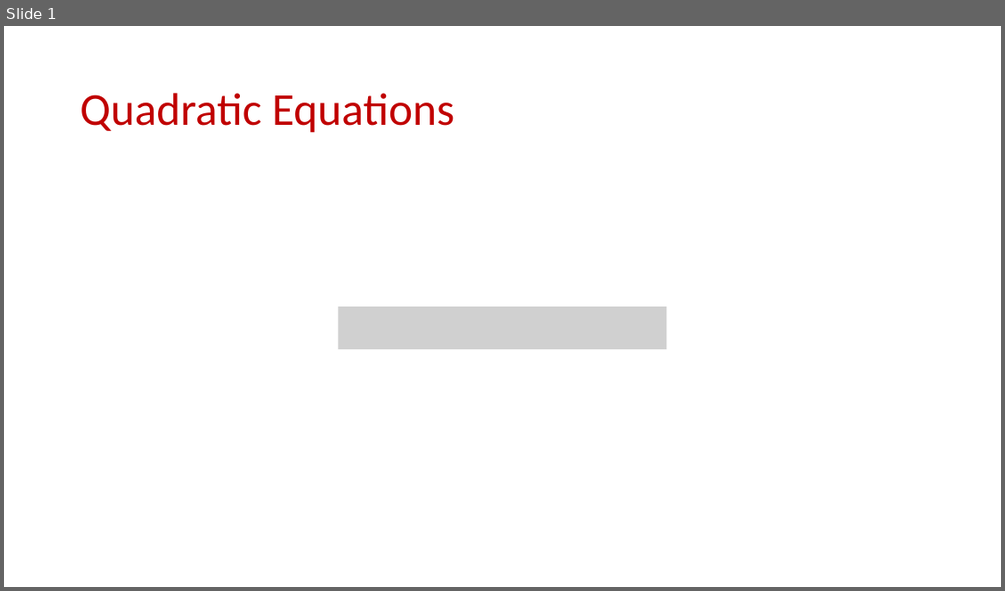
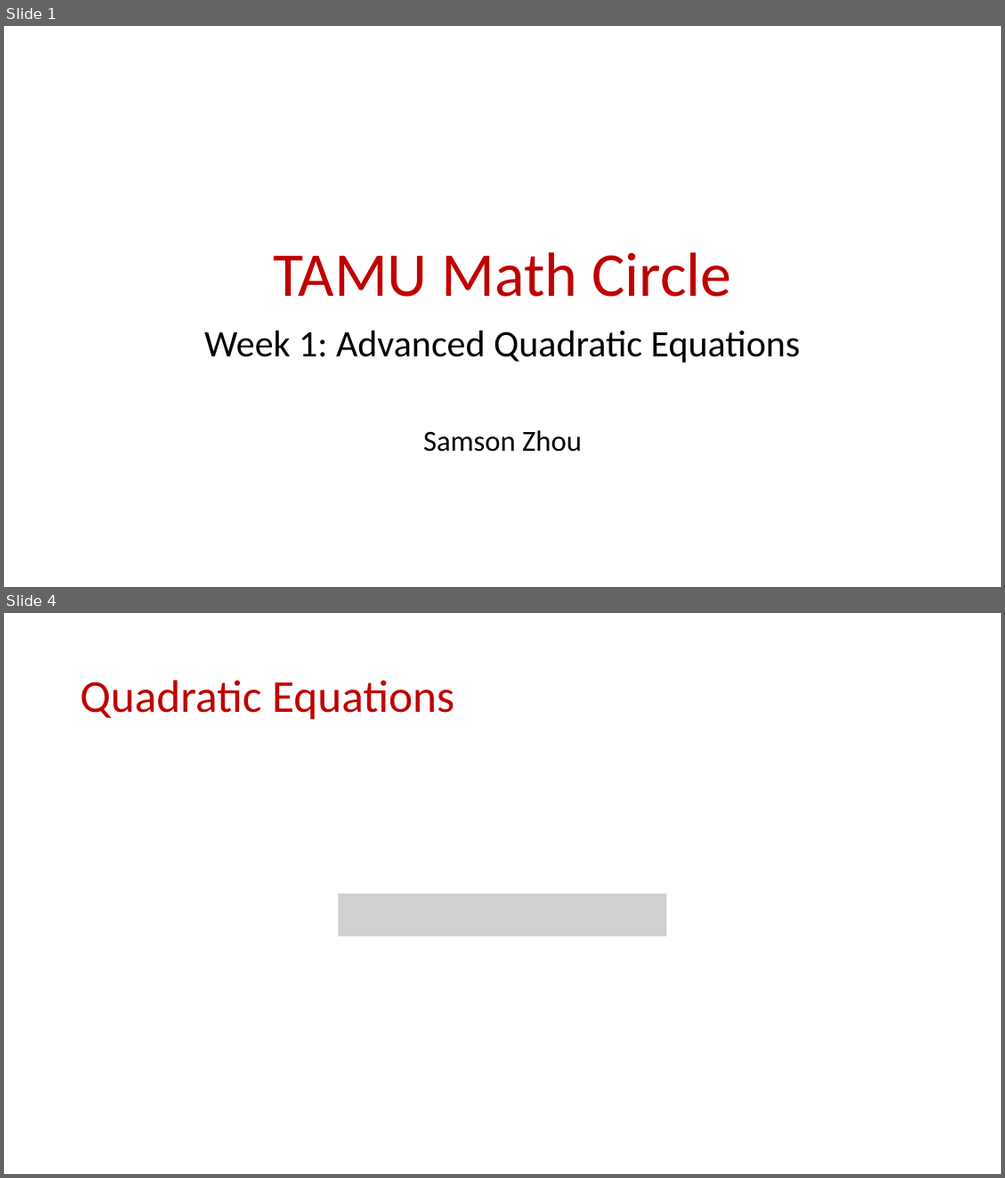
Before and after one commit to samsonzhou/samsonzhou.github.io, a slide deck: TAMU-math-circle/L1.pptx. Shown one above the other, each under a label of ours: slide 1 before the commit, slides 1 and 4 after it; the slides between them are not shown. The pictures are 1005x591 and 1005x1178 pixels, drawn with LibreOffice and Linux fonts; fonts in the diff are those of the drawing; grey boxes stand for pictures. Boxes give left, top, right and bottom in pixels: in the first picture for what was removed or moved away, otherwise in the second. Text is boxed around its words. In the diff, an @@ line names an element or a change of style, - is before the commit and + after.

```diff
--- a/TAMU-math-circle/L1.pptx
+++ b/TAMU-math-circle/L1.pptx
@@ slide 1 added at (4, 26, 1001, 587), background #FFFFFF @@
@@ title added at (273, 252, 731, 297), 60 pt, text #C00000 @@
+TAMU Math Circle
@@ subtitle added at (204, 330, 801, 451), 36 pt, text #000000 @@
+Week 1: Advanced Quadratic Equations
+Samson Zhou
@@ what was slide 1 is now slide 4 @@
```
Also in this commit, not shown: 7 slides changed, 53 other slides added, 3 other files.
